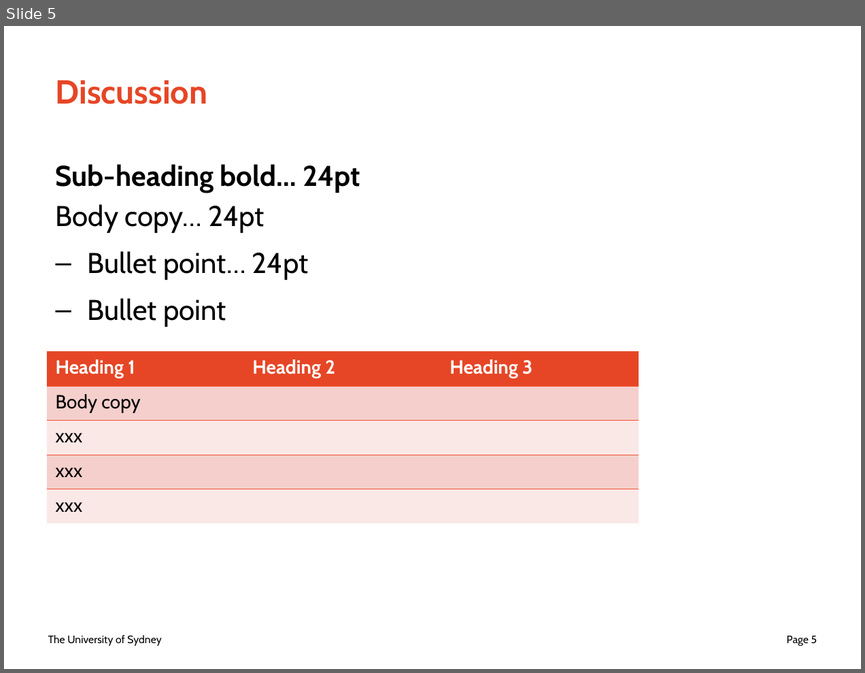
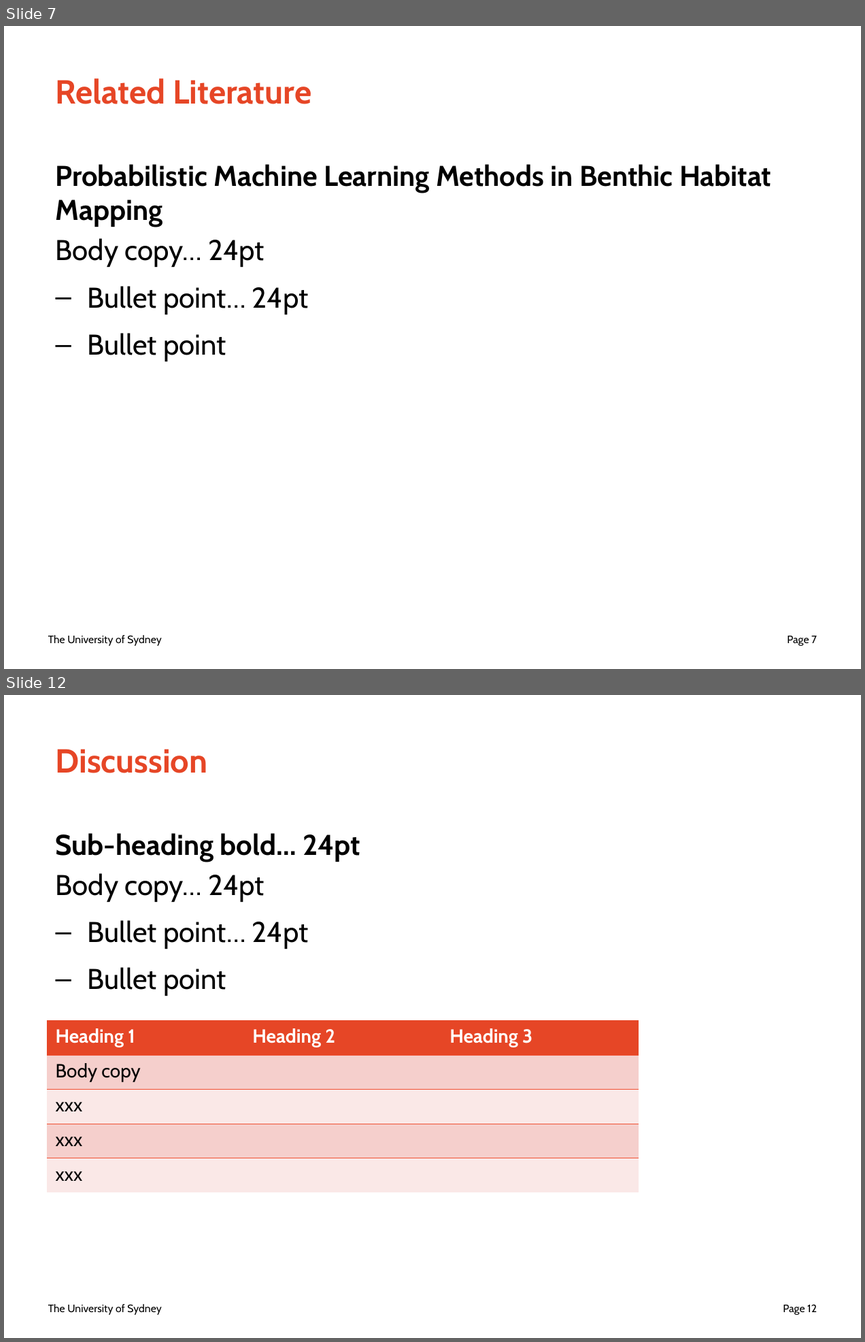
Before and after one commit to juicetin/honours, a slide deck: prez/honours_prez.odp. Shown one above the other, each under a label of ours: slide 5 before the commit, slides 7 and 12 after it; the slides between them are not shown. The pictures are 865x673 and 865x1342 pixels, drawn with LibreOffice and Linux fonts; fonts in the diff are those of the drawing. Boxes give left, top, right and bottom in pixels: in the first picture for what was removed or moved away, otherwise in the second. Text is boxed around its words. In the diff, an @@ line names an element or a change of style, - is before the commit and + after.

```diff
--- a/prez/honours_prez.odp
+++ b/prez/honours_prez.odp
@@ slide 7 added at [4, 26, 861, 669], background #FFFFFF; not listed: 2 template elements that a slide beside it also shows @@
@@ title added at [56, 78, 311, 104], 28 pt, text #E64626, bold @@
+Related Literature
@@ text added at [56, 164, 771, 361], 24 pt, text #000000, bold @@
+Probabilistic Machine Learning Methods in Benthic Habitat Mapping
+Body copy… 24pt
+– Bullet point… 24pt
+– Bullet point
@@ what was slide 5 is now slide 12 @@
@@ page number at [783, 1304, 817, 1314]: text changed @@
-Page 5
+Page 12
```
Also in this commit, not shown: 2 slides changed, 8 other slides added, 2 slides removed.
